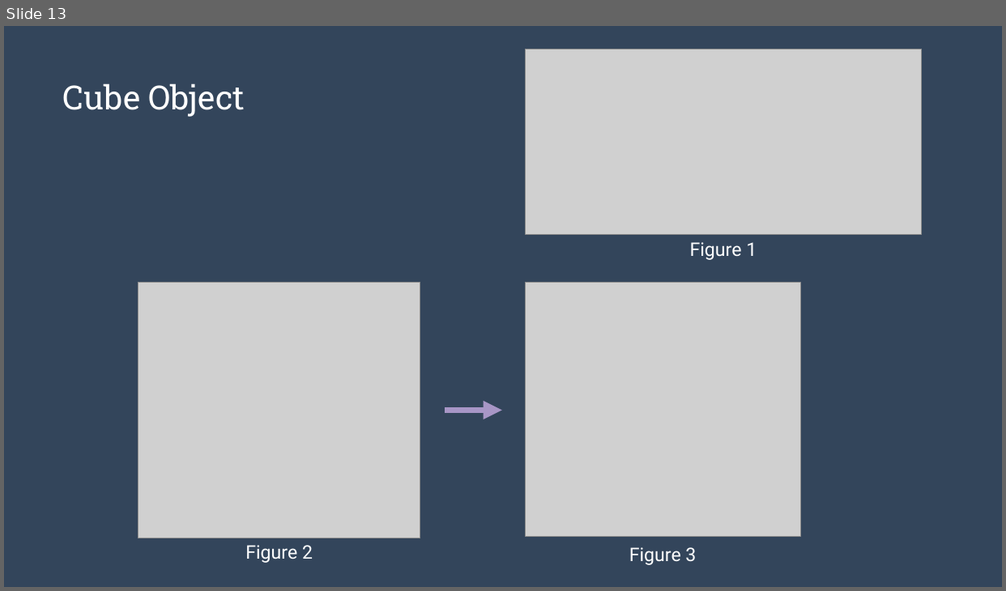
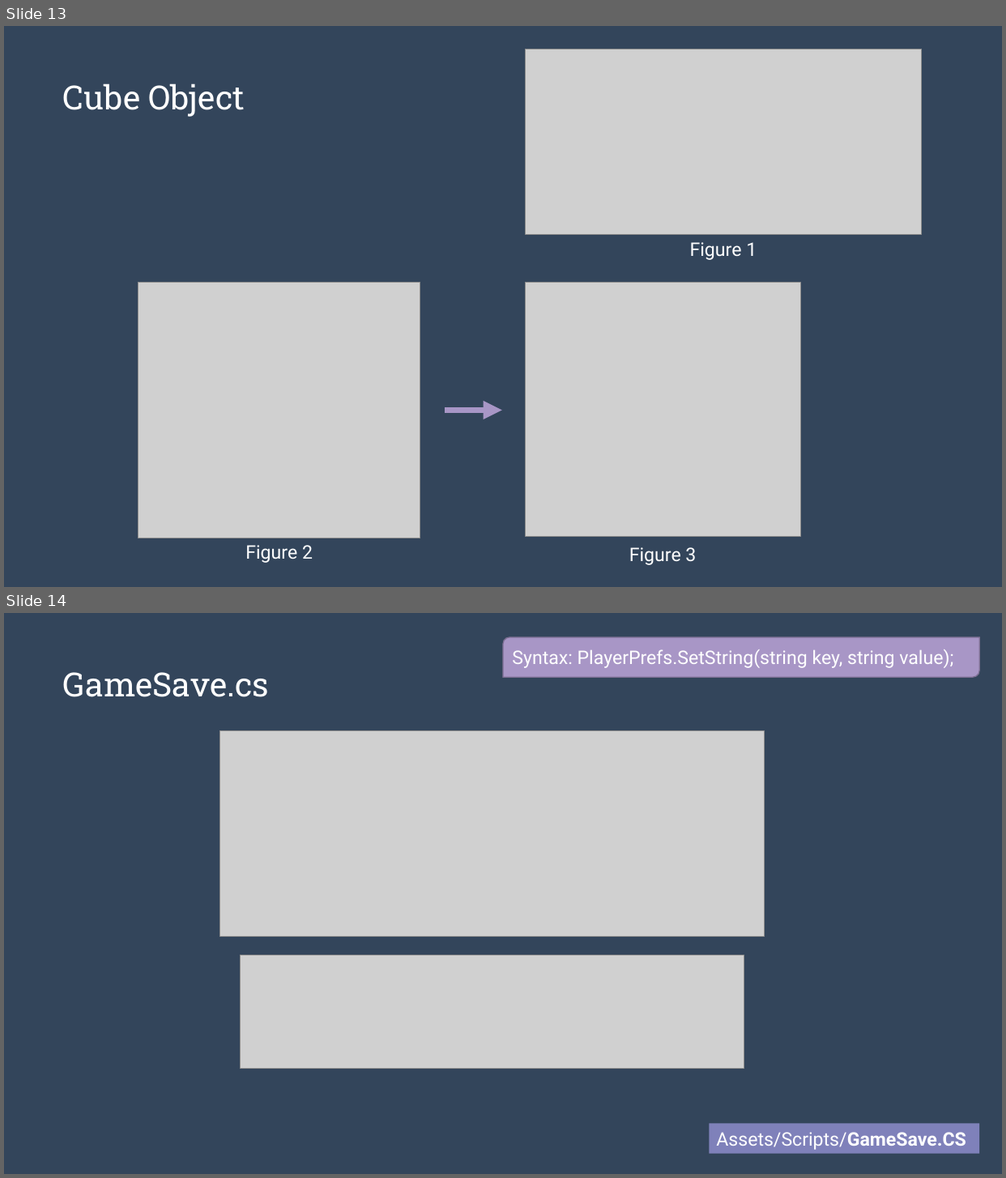
Before and after one commit to alexasummers/Serialization, a slide deck: Serialization/Lecture.pptx. Shown one above the other, each under a label of ours: slide 13 before the commit, slides 13 and 14 after it. The pictures are 1006x591 and 1006x1178 pixels, drawn with LibreOffice and Linux fonts; fonts in the diff are those of the drawing; grey boxes stand for pictures. Boxes give left, top, right and bottom in pixels: in the first picture for what was removed or moved away, otherwise in the second. Text is boxed around its words. In the diff, an @@ line names an element or a change of style, - is before the commit and + after.

Commit message:
Update GameSave
Update GameSave to represent RGB instead of RGBA

```diff
--- a/Serialization/Lecture.pptx
+++ b/Serialization/Lecture.pptx
@@ slide 14 added at (4,613,1002,1174), background #243141; not listed: 1 template element that a slide beside it also shows @@
@@ round diag rect added at (503,637,980,677), fill #A896C6, outline #7C6F92 1 pt, 18 pt, text #FFFFFF @@
+Syntax: PlayerPrefs.SetString(string key, string value);
@@ title added at (63,672,269,697), 32 pt, text #FFFFFF @@
+GameSave.cs
@@ picture added at (219,731,765,936) @@
@@ picture added at (240,956,744,1069) @@
@@ rectangle added at (710,1123,979,1153), fill #7F81BA, 18 pt, text #FFFFFF @@
+Assets/Scripts/GameSave.CS
```
Also in this commit, not shown: 1 slide changed, 1 other slide added, 14 other files.
